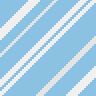
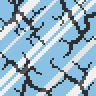
Two versions of the same layered image (96x96). Layer-by-layer changes:
removed layer "Ebene 4" over [0, 0, 90, 89]
removed layer "Ebene 2" over [0, 0, 96, 96]
added layer "Ebene 10" (overlay) above "Ebene 8" over [0, 0, 96, 96]
added layer "Ebene 8" above "Ebene 1" over [0, 0, 96, 96]
hid "Ebene 1", painted on it over [0, 0, 96, 96]
painted on "Hintergrund" over [0, 0, 96, 96]
